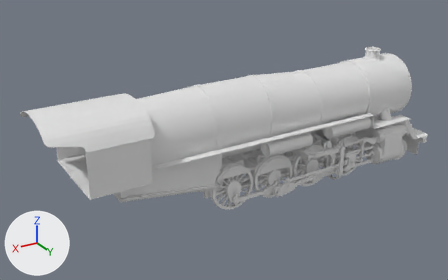
One commit to the Blender file USRA Heavy Mikado/model/Heavy Mikado.blend: the scene before it, then after it.
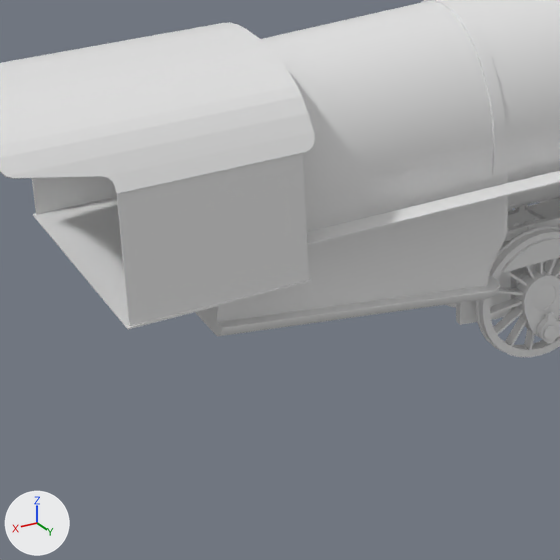
Old and new are each drawn whole from a 50 mm lens placed at (12.14, 17.03, 10.82), pointed at (1.61, -0.52, 2.04) and again close up on the part from 10% to 54% of the width and 31% to 100% of the height. Lighting does not change. The marker at lower left points along +X, +Y and +Z.

Before the edit, the objects in view are built like this:
```python
me_cube_029 = bpy.data.meshes.new('Cube.029')
me_cube_029.from_pydata(...)  # 14 vertices, 8 faces; spans x -0.64..1.37, y 0.0..1.56, z -0.68..-0.66
me_cube_030 = bpy.data.meshes.new('Cube.030')
me_cube_030.from_pydata(...)  # 68 vertices, 54 faces; spans x -0.79..2.39, y 0.0..1.56, z 0.79..1.58
me_cylinder_006 = bpy.data.meshes.new('Cylinder.006')
me_cylinder_006.from_pydata(...)  # 4128 vertices, 3571 faces, 1 loose edge; spans x -5.52..2.55, y -0.84..1.13, z -0.63..0.77
me_cylinder_006.polygons.foreach_set('use_smooth', [True] * 3571)
ob_cube_053 = bpy.data.objects.new('Cube.053', me_cube_029)
ob_cube_053.location = (5.98, 0.0, 2.88)
_m = ob_cube_053.modifiers.new('Mirror', 'MIRROR')
_m.use_axis = (False, True, False)
_m.mirror_object = ob_origin
ob_cube_054 = bpy.data.objects.new('Cube.054', me_cube_030)
ob_cube_054.location = (5.98, 0.0, 2.88)
_m = ob_cube_054.modifiers.new('Mirror', 'MIRROR')
_m.use_axis = (False, True, False)
_m.mirror_object = ob_origin
ob_cylinder_009 = bpy.data.objects.new('Cylinder.009', me_cylinder_006)
ob_cylinder_009.location = (0.32, 0.77, 0.82)
ob_cylinder_009.rotation_euler = (1.571, 0.0, 0.0)  # degrees (90, 0, 0)
# also in view: 'Cylinder.013' at (2.81, 0.0, 3.08); 'Cube.003' at (-0.58, 0.0, 0.88); 'Cube.039' at (0.85, 0.0, 2.6); 'Cylinder' at (0.09, 0.0, 2.9); 'Cube.050' at (6.35, 0.0, 3.33)
```
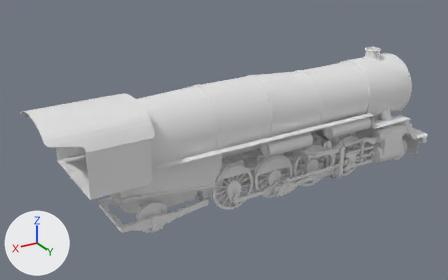
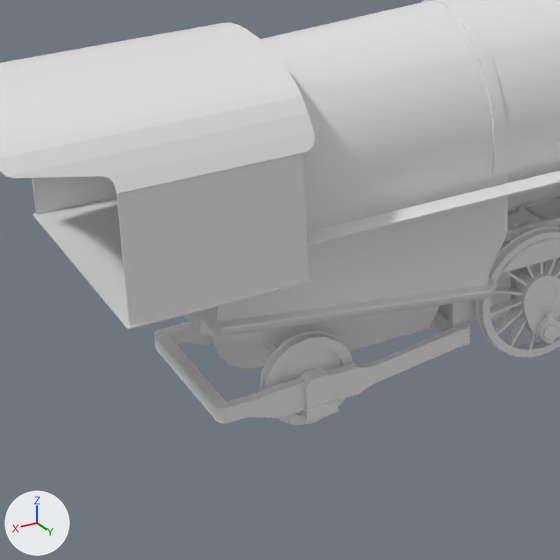
Where the change shows, as pixel boxes (x1, y1, x2, y2) in the close-ups (560 x 560 px):
'Cube.068', added
    after: (154, 309, 470, 423)
'Cylinder.026', added
    after: (210, 330, 353, 425)
'Cube.067', added
    after: (183, 305, 440, 351)
'Cube.069', added
    after: (300, 367, 338, 421)

The change, as a list of edits to the scene's bpy script:
```text
Add me_cube_042:
    me_cube_042.from_pydata(...)  # 22 vertices, 17 faces; spans x -0.19..0.19, y -0.17..0.07, z -0.3..0.18
Add me_cube_041:
    me_cube_041.from_pydata(...)  # 62 vertices, 55 faces; spans x -2.15..1.18, y -1.15..-0.12, z -0.21..0.13
Add me_cube_039:
    me_cube_039.from_pydata(...)  # 18 vertices, 13 faces; spans x 0.0..0.45, y -3.22..-0.1, z 0.0..0.79
Add me_cylinder_020:
    me_cylinder_020.from_pydata(...)  # 208 vertices, 188 faces; spans x -0.569..0.569, y -0.569..0.569, z -0.28..0.77
    me_cylinder_020.polygons.foreach_set('use_smooth', [True] * 188)
Add ob_cube_069:
    ob_cube_069 = bpy.data.objects.new('Cube.069', me_cube_042)
    ob_cube_069.location = (5.09, 1.05, 0.56)
Add ob_cube_068:
    ob_cube_068 = bpy.data.objects.new('Cube.068', me_cube_041)
    ob_cube_068.location = (5.09, 1.15, 0.56)
    _m = ob_cube_068.modifiers.new('Mirror', 'MIRROR')
    _m.use_axis = (False, True, False)
    _m.mirror_object = ob_origin
Add ob_cube_067:
    ob_cube_067 = bpy.data.objects.new('Cube.067', me_cube_039)
    ob_cube_067.location = (6.27, 0.0, 1.61)
    ob_cube_067.rotation_euler = (3.008, 0.0, 1.571)  # degrees (172, 0, 90)
    _m = ob_cube_067.modifiers.new('Mirror', 'MIRROR')
    _m.use_axis = (False, True, False)
    _m.mirror_object = ob_origin
Add ob_cylinder_026:
    ob_cylinder_026 = bpy.data.objects.new('Cylinder.026', me_cylinder_020)
    ob_cylinder_026.location = (5.09, 0.77, 0.56)
    ob_cylinder_026.rotation_euler = (1.571, 0.0, 0.0)  # degrees (90, 0, 0)
    _m = ob_cylinder_026.modifiers.new('Mirror', 'MIRROR')
    _m.use_axis = (False, True, False)
    _m.mirror_object = ob_origin
```
